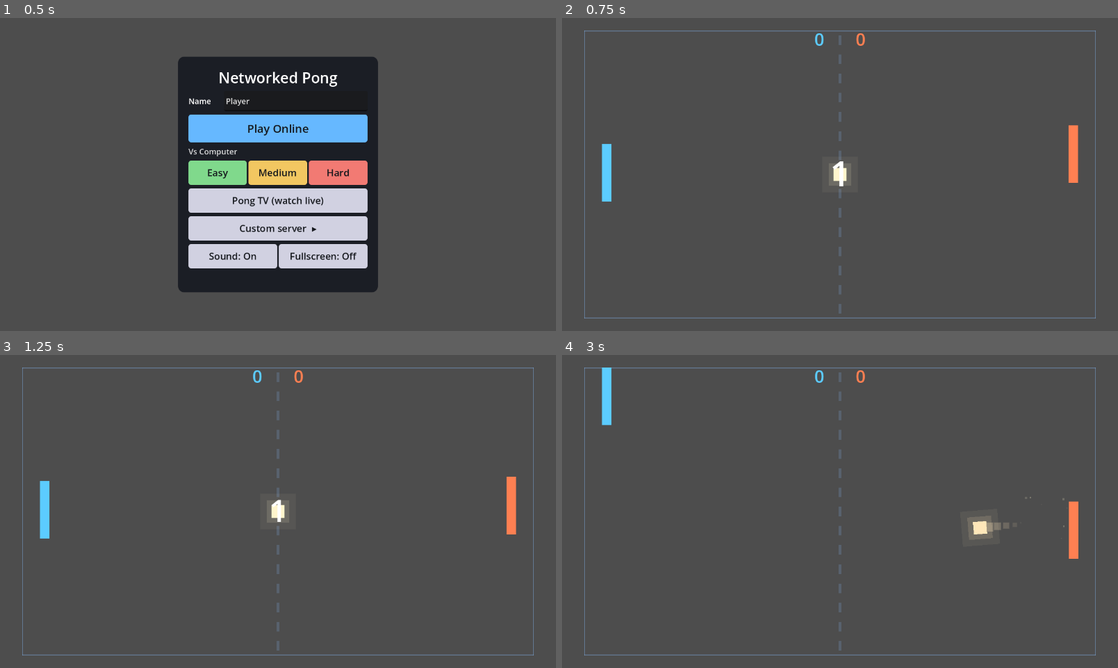
Above: before the commit, frames 1-4 (two rows, left to right).
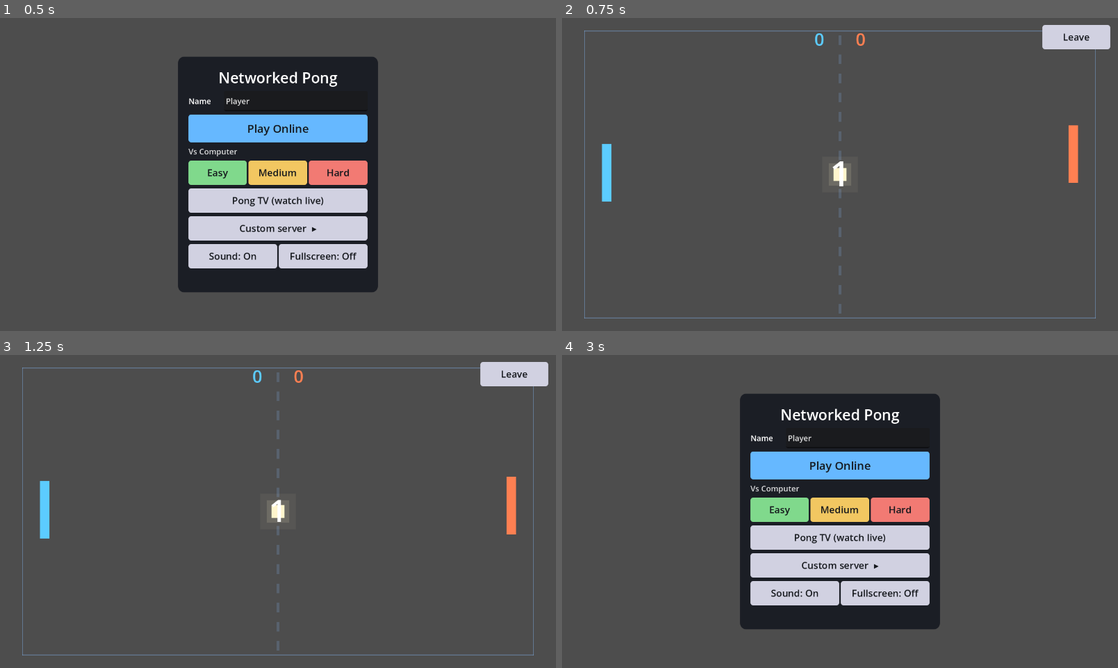
Above: after the commit, the same moments.

Repository: JeanPaulParenteau/pong-godot
Game: Godot game, scene res://scenes/main.tscn
Same seed, same stepped clock (60 frames per second), same inputs: the game is played once before the commit and once after it.
Inputs (mouse positions are in pixels of both pictures, inside the frame that each line leads up to):
- Up to frame 1 (0.5 s): no input
- Up to frame 2 (0.75 s): click "Easy" at 0.5 s
- Up to frame 3 (1.25 s): no input
- Up to frame 4 (3 s): click (1073, 373) at 1.25 s, where only the run after the commit has a clickable "Leave"; click (778, 508) at 2 s, where only the run after the commit has a clickable "Easy"; click (1073, 373) at 2.75 s, where only the run after the commit has a clickable "Leave"

Frame 1 is identical in both runs. In frame 2, 0.9% of the frame differs, in the area x 86-99%, y 2-10%; in frame 3, 0.9%; in frame 4, 29%, in the area x 4-96%, y 4-96%.

Commit message:
fix(ui): in-match Leave button never rendered (0x0 corner button)
Same root cause as the menu grey-screen bug: _corner_button set
PRESET_TOP_RIGHT anchors while still 0x0 and relied on
custom_minimum_size (which only sizes Controls inside a Container), so
it anchored at zero size and never appeared — leaving no way out of a
match on touch (no Esc key). Give it a concrete rect via explicit
anchor offsets. Backs both the solo and online Leave buttons.

Verified on the emulator: Leave button now renders top-right during a
match and tapping it returns to the menu. APK -> 0.1.3 (versionCode 4).
171 headless checks green.

Co-Authored-By: Claude Fable 5 <noreply@anthropic.com>

Diff:
--- a/src/client/connect_screen.gd
+++ b/src/client/connect_screen.gd
@@ -565,9 +565,15 @@
 
 
 func _corner_button(text: String, on_click: Callable) -> Button:
+	# Pin a fixed-size button to the top-right via explicit anchor offsets. Setting
+	# anchors then `position` alone leaves the button at its initial 0x0 size (it's
+	# not in a container, so custom_minimum_size doesn't grow it) — it would never
+	# show. Offsets give it a concrete rect that tracks the corner on resize.
 	var b := _add_button(self, text, Palette.NEUTRAL, on_click)
 	b.set_anchors_preset(Control.PRESET_TOP_RIGHT)
-	b.position = Vector2(-164, 14)
-	b.custom_minimum_size = Vector2(150, 48)
+	b.offset_left = -174
+	b.offset_right = -18
+	b.offset_top = 16
+	b.offset_bottom = 70
 	b.visible = false
 	return b
Not shown, changed: export_presets.cfg
Not shown, changed: docs/PORT.md
